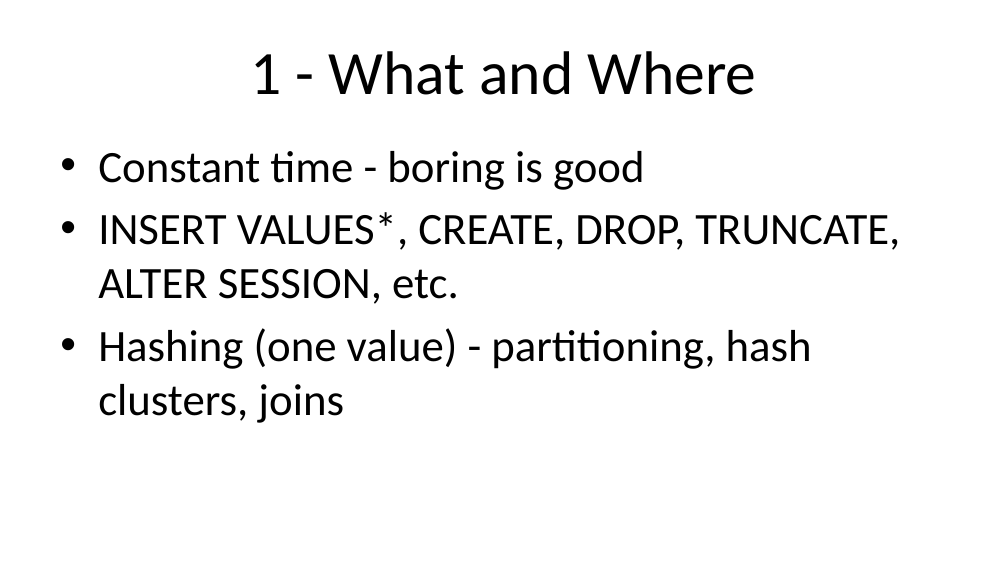
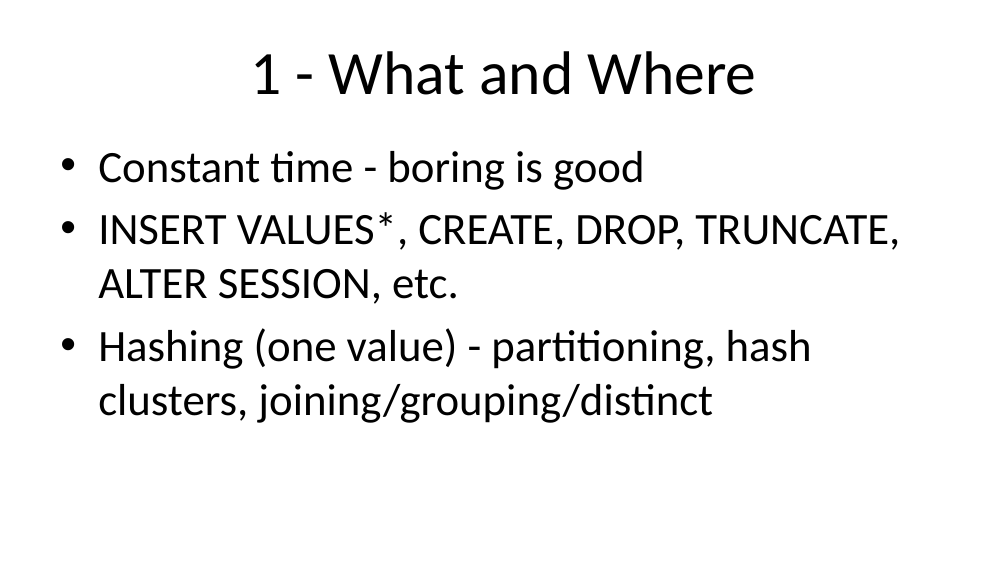
Before and after one commit to ProOracleSQL/space, a slide deck: slide 18 of examples/presentations/Practical Algorithm Analysis for Oracle Developers - Collaborate - 2019_281_Heller.pptx. Drawn at 1008x567 pixels with LibreOffice and Linux fonts; fonts in the diff are those of the drawing. Boxes give left, top, right and bottom in pixels: in the first picture for what was removed or moved away, otherwise in the second. Text is boxed around its words. In the diff, an @@ line names an element or a change of style, - is before the commit and + after.

```diff
--- a/examples/presentations/Practical Algorithm Analysis for Oracle Developers - Collaborate - 2019_281_Heller.pptx
+++ b/examples/presentations/Practical Algorithm Analysis for Oracle Developers - Collaborate - 2019_281_Heller.pptx
@@ text at <box>98,328,812,423</box>: text changed @@
-• Hashing (one value) - partitioning, hash clusters, joins
+• Hashing (one value) - partitioning, hash clusters, joining/grouping/distinct
```
Also in this commit, not shown: 12 other slides changed, 3 slides added, 6 slides removed.
